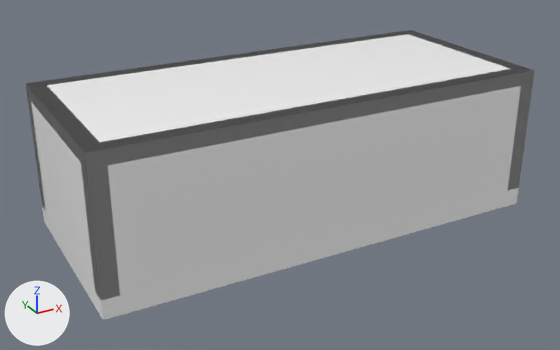
One commit to the glTF model src/assets/furniture/bathtub.glb: the scene before it, then after it.
Both versions are drawn from a 50 mm lens placed at (-1.339, -2.383, 1.358), pointed at (-0.044, -0.03, 0.181). Every picture has the same lights, and +X, +Y and +Z are marked at lower left. The older version comes first. Vertices at exactly the same position are counted once.
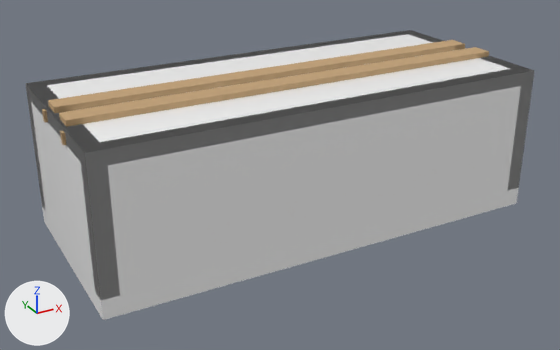
Where the change shows, as pixel boxes [x1, y1, x2, y2] in the pictures (560 x 350 px):
part 1 of me_mesh_0, added (brown)
    after: [48, 40, 465, 113]
part 2 of me_mesh_0, added (brown)
    after: [59, 47, 489, 127]
part 3 of me_mesh_0, added
    after: [42, 109, 48, 123]
part 4 of me_mesh_0, added
    after: [60, 131, 66, 145]

The change, as a diff of the scene's bpy script:
```diff
--- a/src/assets/furniture/bathtub.glb.py
+++ b/src/assets/furniture/bathtub.glb.py
@@ mat_tray @@
+mat_tray = principled_material('tray')
+mat_tray.base_color = (0.55, 0.36, 0.18)  # brown #c4a276
+mat_tray.roughness = 0.65
@@ me_mesh_0 @@
 # used by ob_mesh_0; location = (0.0, 0.0, 0.0)
-me_mesh_0.from_pydata(...)  # 122 vertices, 240 faces; spans x -0.85..0.85, y -0.38..0.38, z 0.0..0.55
+me_mesh_0.from_pydata(...)  # 154 vertices, 288 faces; spans x -0.86..0.85, y -0.38..0.38, z 0.0..0.57
+# me_mesh_0 part 1: a new loose piece, a box spanning x -0.84..0.84, y 0.0..0.08, z 0.53..0.57, in mat_tray (brown #c4a276)
+# me_mesh_0 part 2: a new loose piece, a box spanning x -0.84..0.84, y -0.14..-0.06, z 0.53..0.57, in mat_tray (brown #c4a276)
+# me_mesh_0 part 3: a new loose piece, a box spanning x -0.86..0.84, y 0.07..0.09, z 0.5..0.54, in mat_tray (brown #c4a276)
+# me_mesh_0 part 4: a new loose piece, a box spanning x -0.86..0.84, y -0.16..-0.14, z 0.5..0.54, in mat_tray (brown #c4a276)
 me_mesh_0.materials.append(mat_body)
@@ me_mesh_0 @@
 me_mesh_0.materials.append(mat_taps)
+me_mesh_0.materials.append(mat_tray)  # brown #c4a276
```
